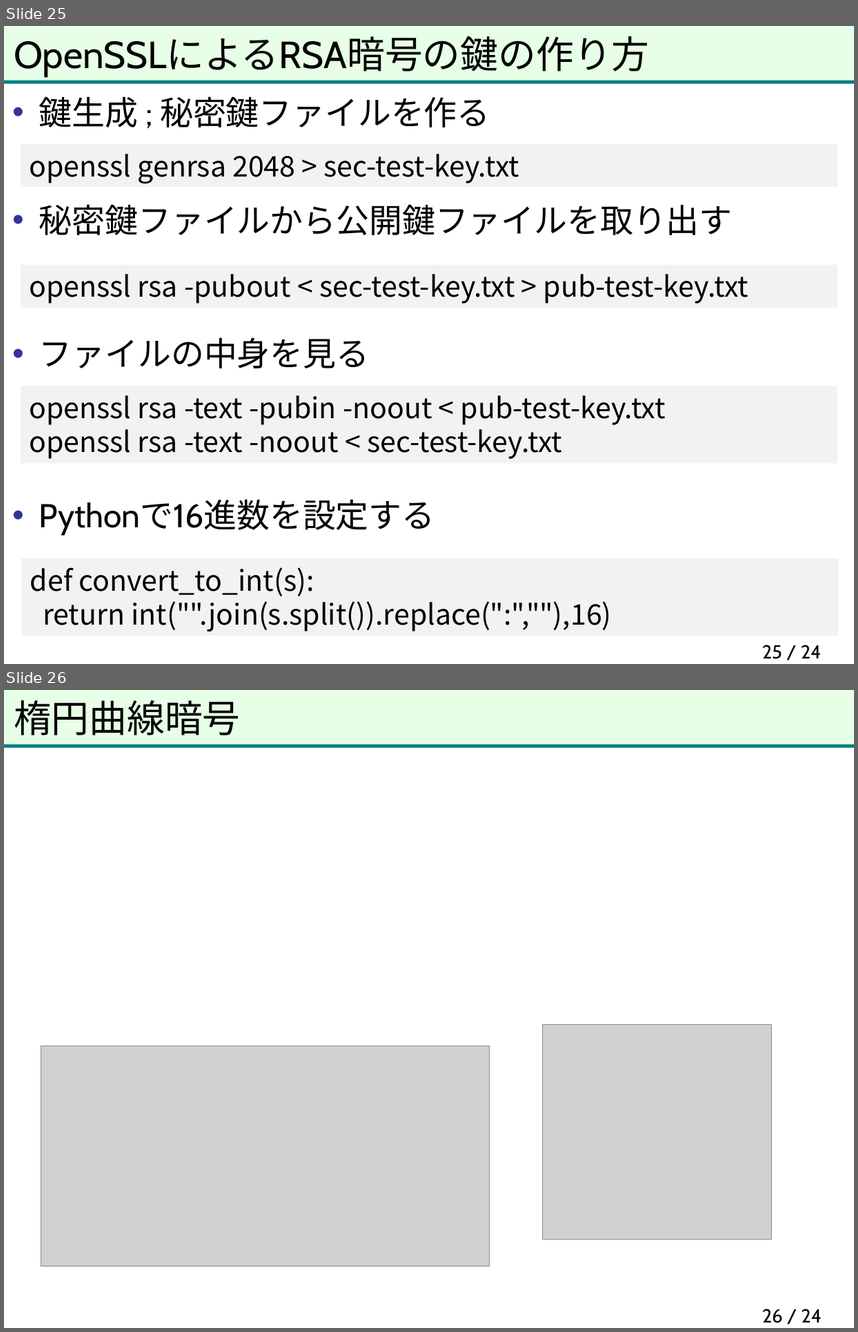
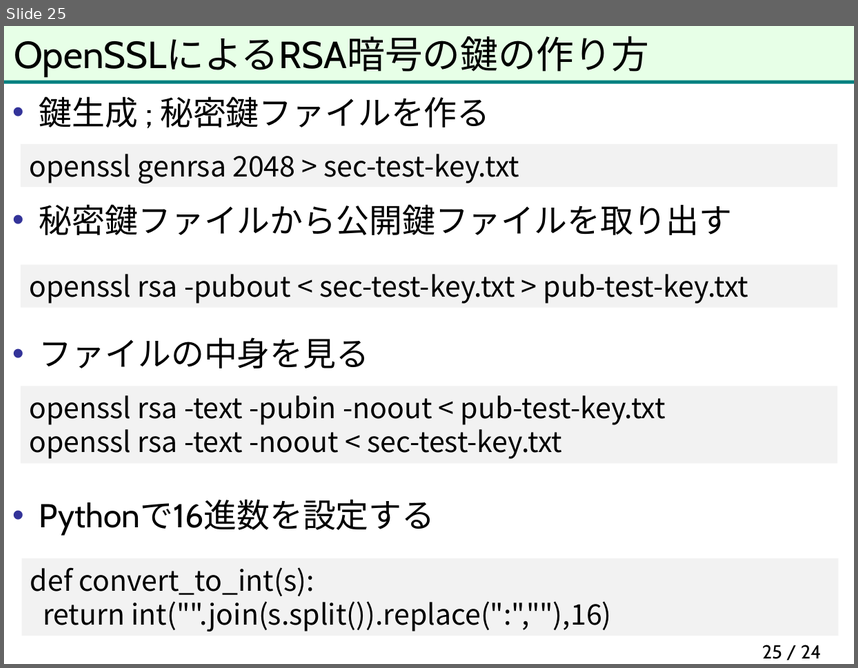
Before and after one commit to herumi/anninbon, a slide deck: lec/anninbon5.pptx. Shown one above the other, each under a label of ours: slides 25 and 26 before the commit, slide 25 after it. The pictures are 858x1332 and 858x668 pixels, drawn with LibreOffice and Linux fonts; fonts in the diff are those of the drawing; grey boxes stand for pictures; background and template pictures are left out. Boxes give left, top, right and bottom in pixels: in the first picture for what was removed or moved away, otherwise in the second. Text is boxed around its words. In the diff, an @@ line names an element or a change of style, - is before the commit and + after.

```diff
--- a/lec/anninbon5.pptx
+++ b/lec/anninbon5.pptx
@@ slide 26 removed at [4, 690, 854, 1328], background picture (left out); not listed: 2 template elements that a slide beside it also shows @@
@@ title removed at [14, 700, 241, 736] @@
-楕円曲線暗号
@@ picture removed at [543, 1025, 771, 1239] @@
@@ picture removed at [41, 1046, 489, 1266] @@
@@ page number removed at [762, 1308, 822, 1323] @@
-26 / 24
```
Also in this commit, not shown: 1 slide changed, 3 other slides removed, 1 other file.
